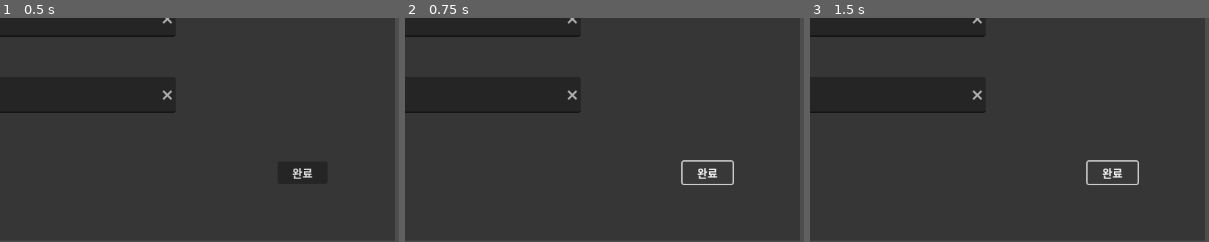
Above: before the commit, frames 1-3 (left to right).
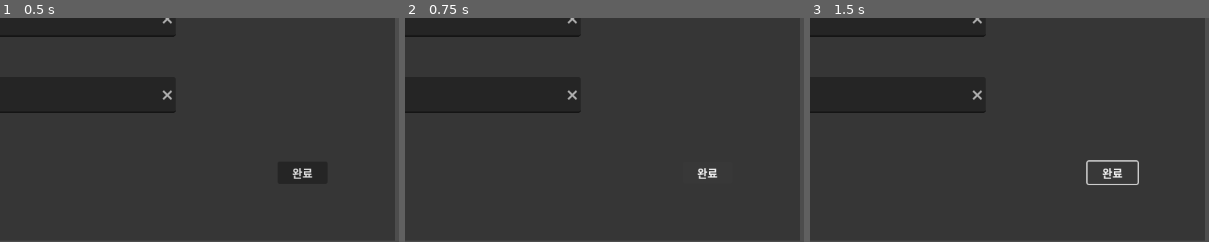
Above: after the commit, the same moments.

Repository: worhs02/ArtillerySimulator
Game: Godot game, scene res://scene/Input.tscn
The game is run twice, just before and just after one commit, with the same random seed, the same clock (stepped at 60 frames per second) and the same inputs. Before the commit the project starts from res://simulator.tscn.
Inputs:
- Up to frame 1 (0.5 s): no input
- Up to frame 2 (0.75 s): click "완료" at 0.5 s
- Up to frame 3 (1.5 s): click "완료" at 1.25 s
The pictures show only the part of the screen within x 50-100%, y 50-100%; the shares and areas given below are measured in that part.

Frame 1 is identical in both runs. In frame 2, 0.3% of the frame differs, in the area x 69-83%, y 63-75%; in frame 3, nothing differs.
Error after the commit: Invalid call. Nonexistent 'Vector2' constructor. (res://naverApi.gd:29)

Commit message:
scene update

Diff:
--- a/autoloads/LoadManager.gd
+++ /dev/null
@@ -1,49 +0,0 @@
-extends Node
-
-signal progress_changed(progress)
-signal load_done
-
-var _load_screen_path : String = "res://loading_screen/loading_screen.tscn"
-var _load_screen = load(_load_screen_path)
-var _loaded_resource: PackedScene
-var _scene_path: String
-var _progress: Array = []
-
-var use_sub_threads : bool = true
-
-
-
-func load_scene(scene_path: String) -> void:
-	_scene_path = scene_path
-
-	var new_loading_screen = _load_screen.instantiate()
-	get_tree().get_root().add_child(new_loading_screen)
-
-	self.progress_changed.connect(new_loading_screen._update_progress_bar)
-	self.load_done.connect(new_loading_screen._start_outro_animation)
-
-	await Signal(new_loading_screen, "loading_screen_has_full_coverage")
-
-	start_load()
-
-
-
-func start_load() -> void:
-	var state = ResourceLoader.load_threaded_request(_scene_path, "", use_sub_threads)
-	if state == OK:
-		set_process(true)
-
-
-func _process(_data):
-	var load_status = ResourceLoader.load_threaded_get_status(_scene_path, _progress)
-	match load_status:
-		0, 2: #? THREAD_LOAD_INVALID_RESOURCE, THREAD_LOAD_FAILED
-			set_process(false)
-			return
-		1: #? THREAD_LOAD_IN_PROGRESS
-			emit_signal("progress_changed", _progress[0])
-		3: #? THREAD_LOAD_LOADED
-			_loaded_resource = ResourceLoader.load_threaded_get(_scene_path)
-			emit_signal("progress_changed", 1.0)
-			emit_signal("load_done")
-			get_tree().change_scene_to_packed(_loaded_resource)
--- /dev/null
+++ b/canvas_layer.tscn
@@ -0,0 +1,26 @@
+[gd_scene load_steps=4 format=3 uid="uid://f2s4ks6gg8he"]
+
+[ext_resource type="Script" path="res://naverApi.gd" id="1_wmegw"]
+[ext_resource type="Script" path="res://scene/refresh.gd" id="2_wsyap"]
+
+[sub_resource type="ImageTexture" id="ImageTexture_qfx63"]
+
+[node name="CanvasLayer" type="CanvasLayer"]
+
+[node name="naverApi" type="Sprite2D" parent="."]
+position = Vector2(1150.5, -2.80051)
+rotation = 3.14159
+scale = Vector2(1150.56, -649.503)
+texture = SubResource("ImageTexture_qfx63")
+script = ExtResource("1_wmegw")
+
+[node name="HTTPRequest" type="HTTPRequest" parent="naverApi"]
+
+[node name="refresh" type="Button" parent="."]
+offset_left = -758.109
+offset_top = 221.0
+offset_right = -750.109
+offset_bottom = 229.0
+script = ExtResource("2_wsyap")
+
+[connection signal="request_completed" from="naverApi/HTTPRequest" to="naverApi" method="_on_http_request_request_completed"]
--- /dev/null
+++ b/naverApi.gd
@@ -0,0 +1,57 @@
+extends Sprite2D
+
+var origin_latitude = 0 # 출발 지점 위도
+var origin_longitude = 0 # 출발 지점 경도
+var destination_latitude = 0 # 도착 지점 위도
+var destination_longitude = 0 # 도착 지점 경도
+
+var naver_map_api_key = "y0wyj0cbep" # 네이버 지도 API 키 입력
+var map_view_markers = ""
+
+func _ready():
+
+	# 네이버 지도 뷰 추가
+	var map_view_url = "https://naveropenapi.apigw.ntruss.com/map-static/v2/raster?w=800&h=600"
+	var map_view_params = "&level=10"
+
+	var request_url = map_view_url + "&center=" + str(origin_longitude) + "," + str(origin_latitude) + map_view_params + map_view_markers + "&key=" + naver_map_api_key
+	load_request(request_url)
+
+func get_coordinate(x,y):
+
+	# 출발 지점과 도착 지점 마커 추가
+	add_marker(origin_latitude, origin_longitude)
+	destination_latitude = x # 도착 지점 위도
+	destination_longitude = y
+	add_marker(destination_latitude, destination_longitude)
+
+	# 출발 지점과 도착 지점 사이의 직선 거리를 라인으로 연결
+	draw_line(Vector2(origin_longitude, origin_latitude), Vector2(destination_longitude, destination_latitude), Color.BLUE, 2.0)
+
+
+
+func add_marker(latitude, longitude):
+	var marker = "&markers=type:t|size:mid|pos:" + str(longitude) + "," + str(latitude)
+	map_view_markers += marker
+
+func draw_custom_line(start_point, end_point, color, width):
+	var line = "&path=2," + str(color.to_html()) + "," + str(width) + ",," + str(start_point.x) + "%20" + str(start_point.y) + "," + str(end_point.x) + "%20" + str(end_point.y)
+	map_view_markers += line
+
+
+func load_request(url):
+	var http_request = HTTPRequest.new()
+	http_request.request_completed.connect(_on_http_request_request_completed)
+	http_request.request(url)
+
+
+func _on_http_request_request_completed(result, response_code, headers, body):
+	if response_code == 200:
+		# 요청이 성공했을 때의 로직을 여기에 추가합니다.
+		var map_texture = ImageTexture.new()
+		map_texture.load_png_from_buffer(body)
+		texture = map_texture
+
+	else:
+		# 요청이 실패했을 때의 로직을 여기에 추가합니다.
+		print("API 요청이 실패했습니다. 응답 코드:", response_code)
--- a/project.godot
+++ b/project.godot
@@ -11,13 +11,13 @@
 [application]
 
 config/name="ArtillerySimulator"
-run/main_scene="res://simulator.tscn"
+run/main_scene="res://scene/Input.tscn"
 config/features=PackedStringArray("4.2", "Mobile")
 config/icon="res://icon.svg"
 
 [autoload]
 
-LoadManager="*res://autoloads/LoadManager.gd"
+GlobalInput="*res://scene/Input.tscn"
 
 [editor]
 
--- a/simulator.tscn
+++ b/scene/Input.tscn
@@ -69,3 +69,5 @@
 offset_bottom = 563.0
 action_mode = 0
 text = "완료"
+
+[connection signal="pressed" from="Input/start/finish" to="Input" method="_on_finish_pressed"]
--- a/scene/Main.tscn
+++ /dev/null
@@ -1,3 +0,0 @@
-[gd_scene format=3 uid="uid://cc1bepubeupj7"]
-
-[node name="Node2D" type="Node2D"]
--- /dev/null
+++ b/scene/aerialShot.tscn
@@ -0,0 +1,19 @@
+[gd_scene load_steps=2 format=3 uid="uid://drhavysff26x2"]
+
+[ext_resource type="Script" path="res://naverApi.gd" id="1_wyhlq"]
+
+[node name="AerialShot" type="Node2D"]
+position = Vector2(6, 8)
+scale = Vector2(20, 20)
+
+[node name="CanvasLayer" type="CanvasLayer" parent="."]
+
+[node name="naverApi" type="Sprite2D" parent="CanvasLayer"]
+position = Vector2(1150.5, -2.80051)
+rotation = 3.14159
+scale = Vector2(1150.56, -649.503)
+script = ExtResource("1_wyhlq")
+
+[node name="HTTPRequest" type="HTTPRequest" parent="CanvasLayer/naverApi"]
+
+[connection signal="request_completed" from="CanvasLayer/naverApi/HTTPRequest" to="CanvasLayer/naverApi" method="_on_http_request_request_completed"]
--- /dev/null
+++ b/scene/refresh.gd
@@ -0,0 +1,15 @@
+extends Button
+
+@onready var http_request = $HTTPRequest
+const URL = "https://naveropenapi.apigw.ntruss.com/map-{service}/{version}/{operation}?{parameters}
+"
+# Called when the node enters the scene tree for the first time.
+
+
+
+func _on_pressed():
+	http_request.request(URL)
+
+
+func _on_http_request_request_completed(result, response_code, headers, body):
+	pass # Replace with function body.
--- a/script/Input.gd
+++ b/script/Input.gd
@@ -3,6 +3,8 @@
 var button: Button
 var line_editX: LineEdit
 var line_editY: LineEdit
+signal value_changed(x, y)
+var get_coordinate = preload("res://naverApi.gd")
 
 # Called when the node enters the scene tree for the first time.
 func _ready():
@@ -16,6 +18,15 @@
 func _on_button_pressed():
 	var x = line_editX.text
 	var y = line_editY.text
+	emit_signal("value_changed", x, y)
 	print(x)
 	print(y)
+	var get_coordinate_instance = get_coordinate.new()
+	get_coordinate_instance.get_coordinate(x,y)
+	get_tree().change_scene_to_file("res://scene/aerialShot.tscn")
 	# 이곳에 버튼 클릭 시 수행할 동작을 추가합니다.
+
+
+
+func _on_finish_pressed():
+	pass
Not shown: 2 places in scene/Input.tscn that only renumber resources
